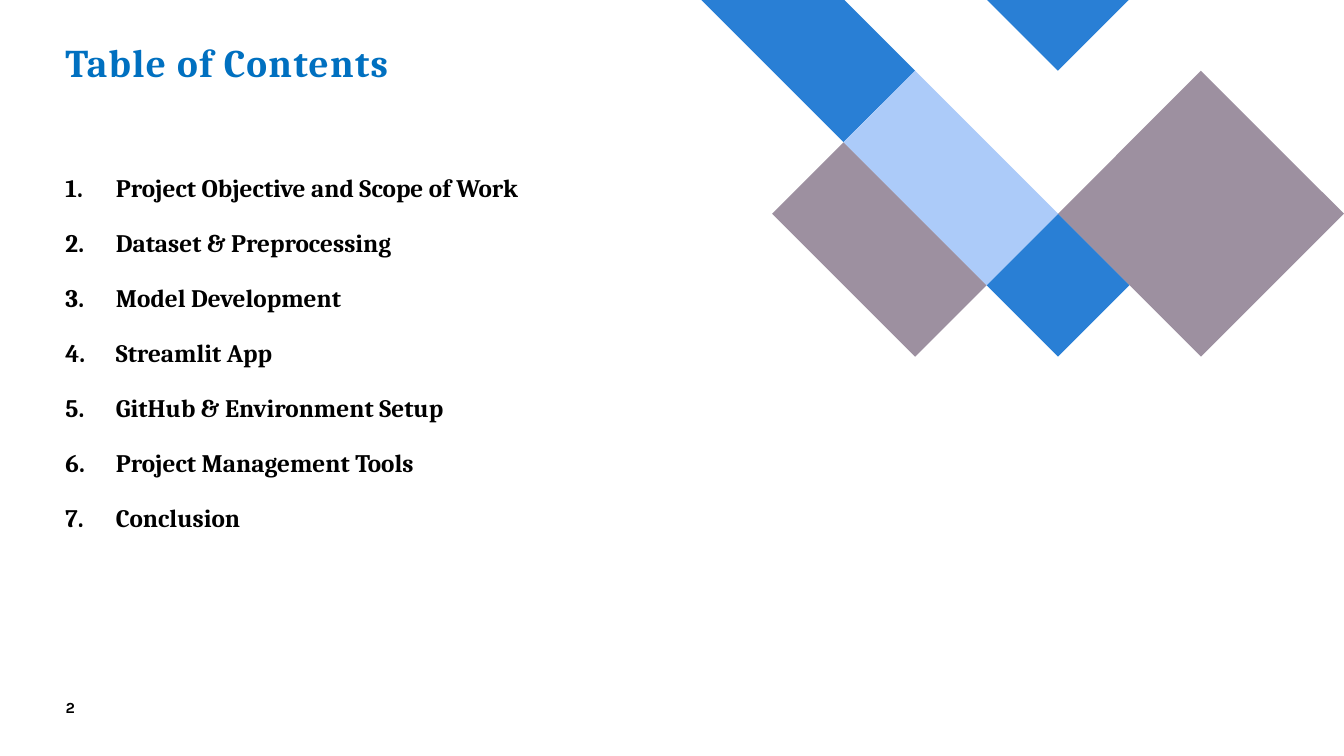
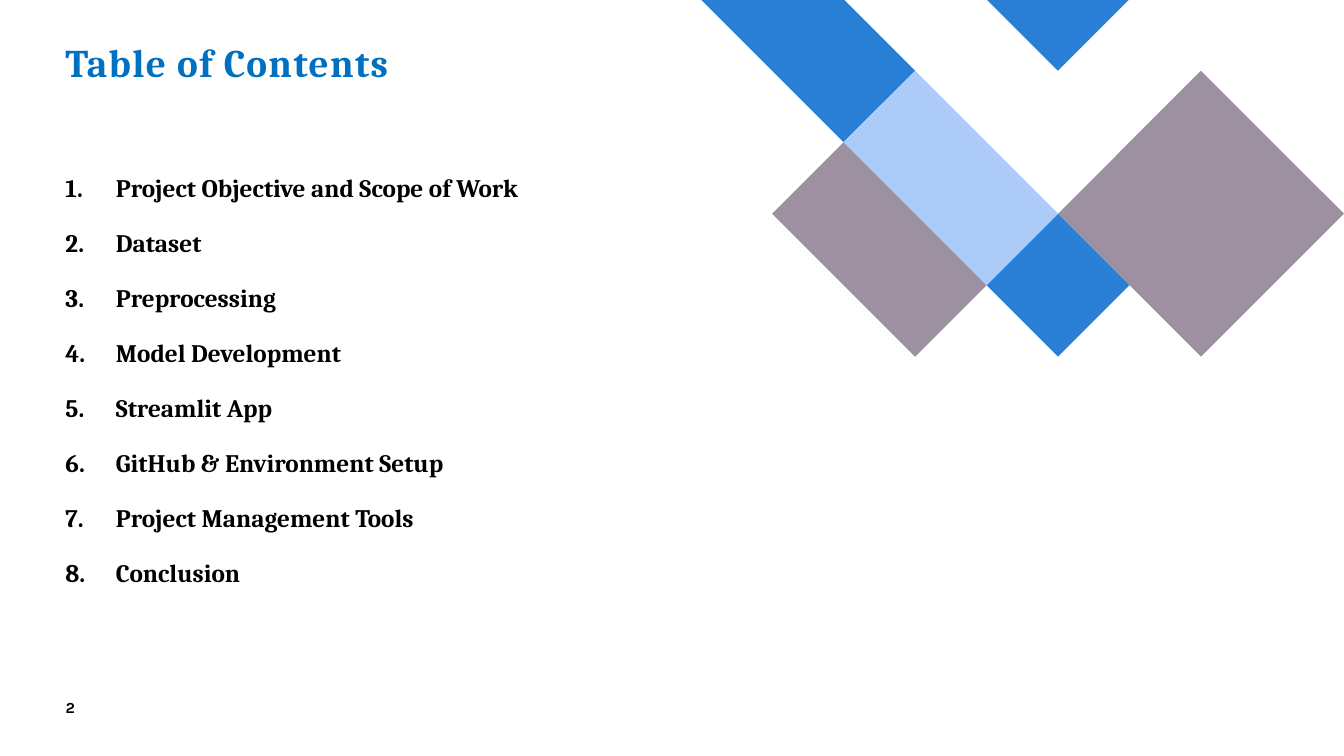
Before and after one commit to mdangirwa/2409NLP_Group_2, a slide deck: slide 2 of Final NLP Presentation - Team Project July 2025.pptx. Drawn at 1344x756 pixels with LibreOffice and Linux fonts; fonts in the diff are those of the drawing. Boxes give left, top, right and bottom in pixels: in the first picture for what was removed or moved away, otherwise in the second. Text is boxed around its words. In the diff, an @@ line names an element or a change of style, - is before the commit and + after.

```diff
--- a/Final NLP Presentation - Team Project July 2025.pptx
+++ b/Final NLP Presentation - Team Project July 2025.pptx
@@ text at (x1=116, y1=235, x2=276, y2=313): text changed @@
-2. Dataset & Preprocessing
+2. Dataset
+3. Preprocessing
```
Also in this commit, not shown: 7 other slides changed, 1 slide added, 1 slide removed.
